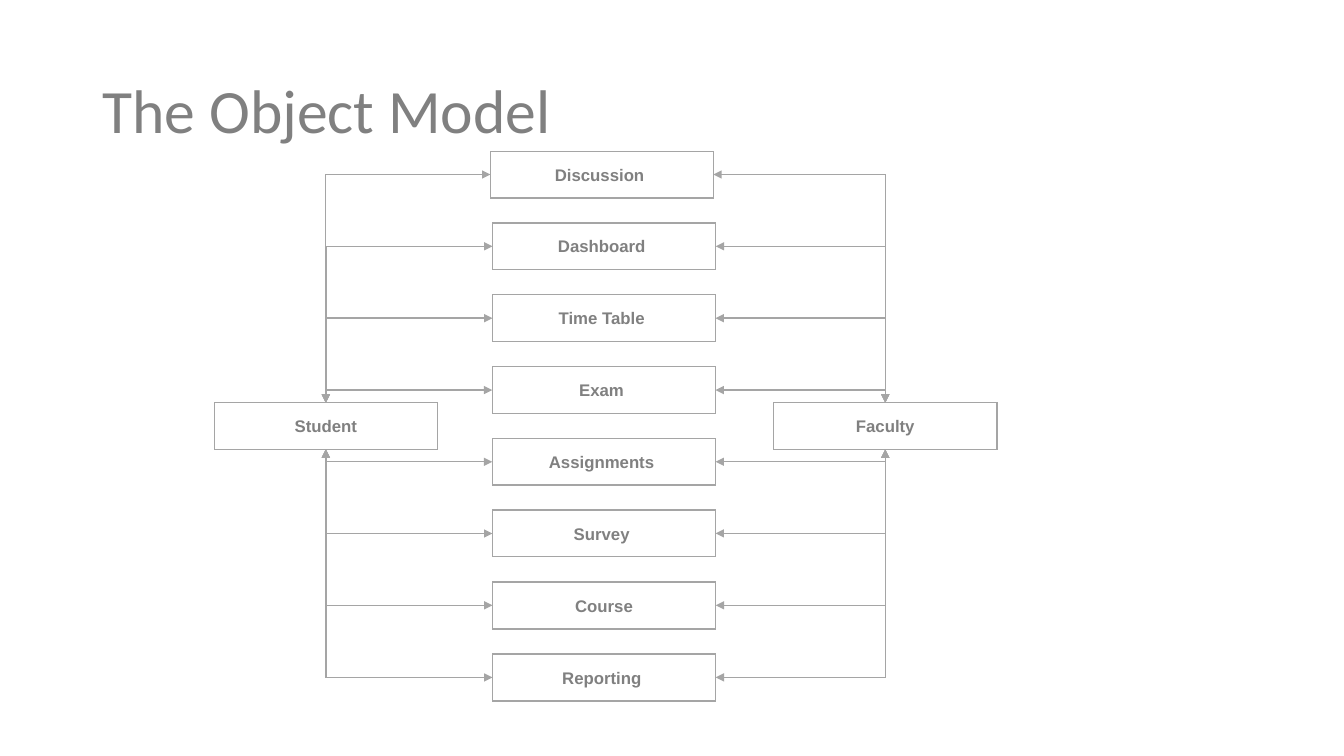
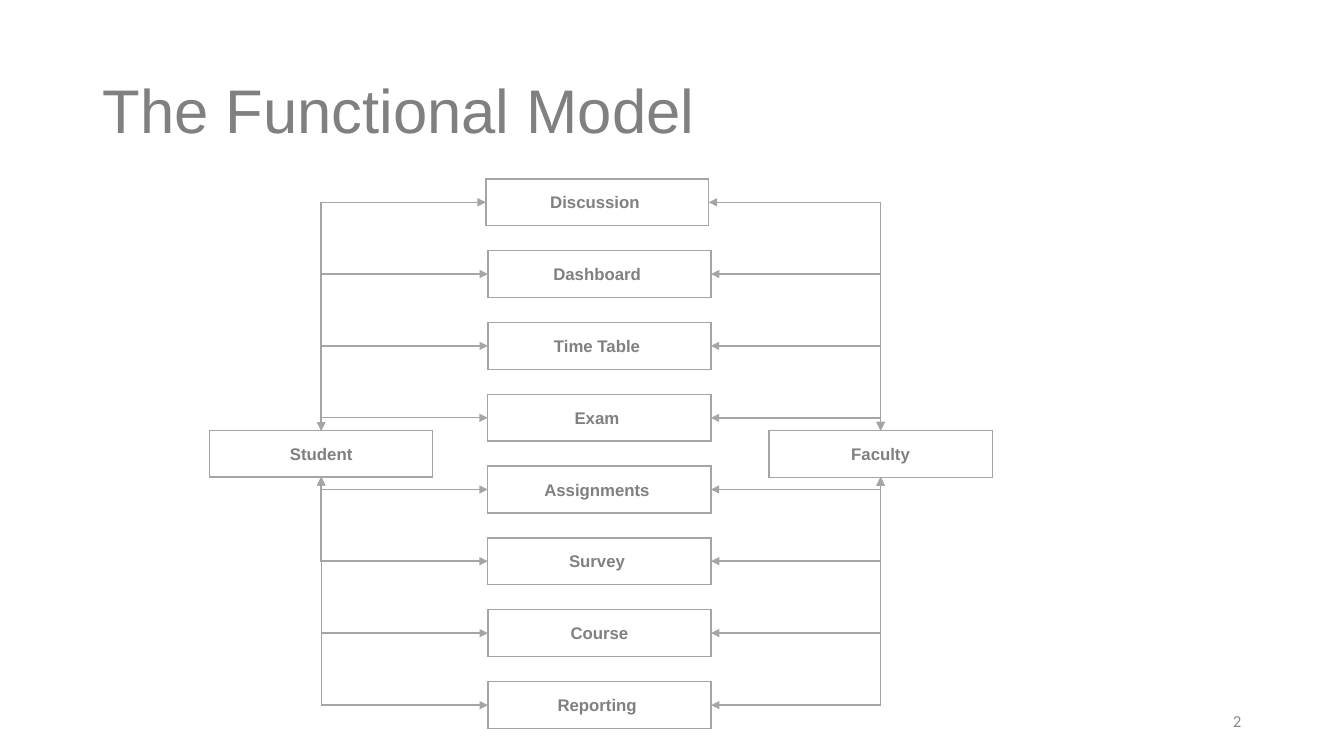
Before and after one commit to NarendranathPanda/uams, a slide deck: slide 2 of University Assignment Management System v0.1.pptx. Drawn at 1344x756 pixels with LibreOffice and Linux fonts; fonts in the diff are those of the drawing. Boxes give left, top, right and bottom in pixels: in the first picture for what was removed or moved away, otherwise in the second. Text is boxed around its words. In the diff, an @@ line names an element or a change of style, - is before the commit and + after.

```diff
--- a/University Assignment Management System v0.1.pptx
+++ b/University Assignment Management System v0.1.pptx
@@ title at bbox=[102, 88, 695, 134]: text changed; font Calibri to Arial @@
-The Object Model
+The Functional Model
@@ 6 elbow double arrows, 1 rectangle: place and size @@
-6 elbow double arrows, 1 rectangle at bbox=[326, 319, 885, 678]
+6 elbow double arrows, 1 rectangle at bbox=[322, 346, 881, 706]
@@ 10 elbow double arrows, 9 rectangles: place and size @@
-10 elbow double arrows, 9 rectangles at bbox=[215, 151, 997, 702]
+10 elbow double arrows, 9 rectangles at bbox=[210, 179, 992, 729]
@@ page number added at bbox=[1233, 716, 1241, 727], 12 pt, text #8C8C8C @@
+2
```
Also in this commit, not shown: 11 other slides changed, 2 slides added, 1 slide removed, 8 other files.
